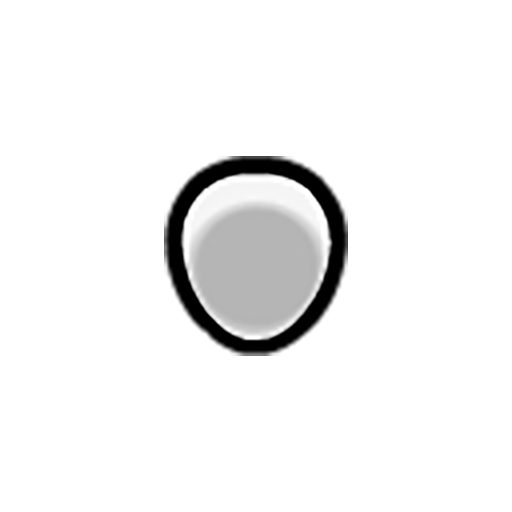
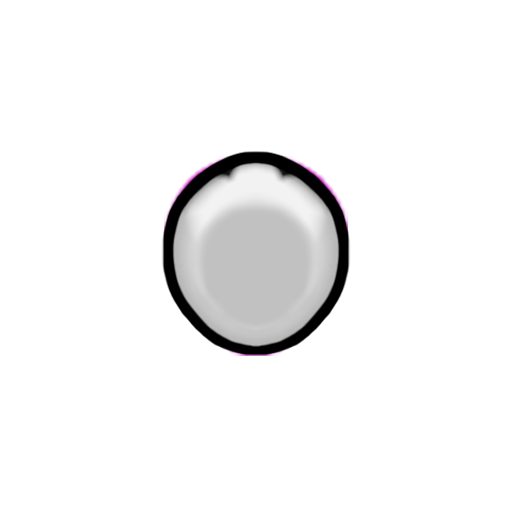
Revision of a layered w=512, h=512 image; what changed, layer by layer:
added layer "Female_Average_Normal_north" (1st of 2) above "Female_Average_Normal_north" over <box>161,151,351,356</box>
painted on "Female_Average_Normal_north" (2nd of 2) over <box>172,163,342,350</box>
hid "white bg" over <box>161,151,351,356</box>
